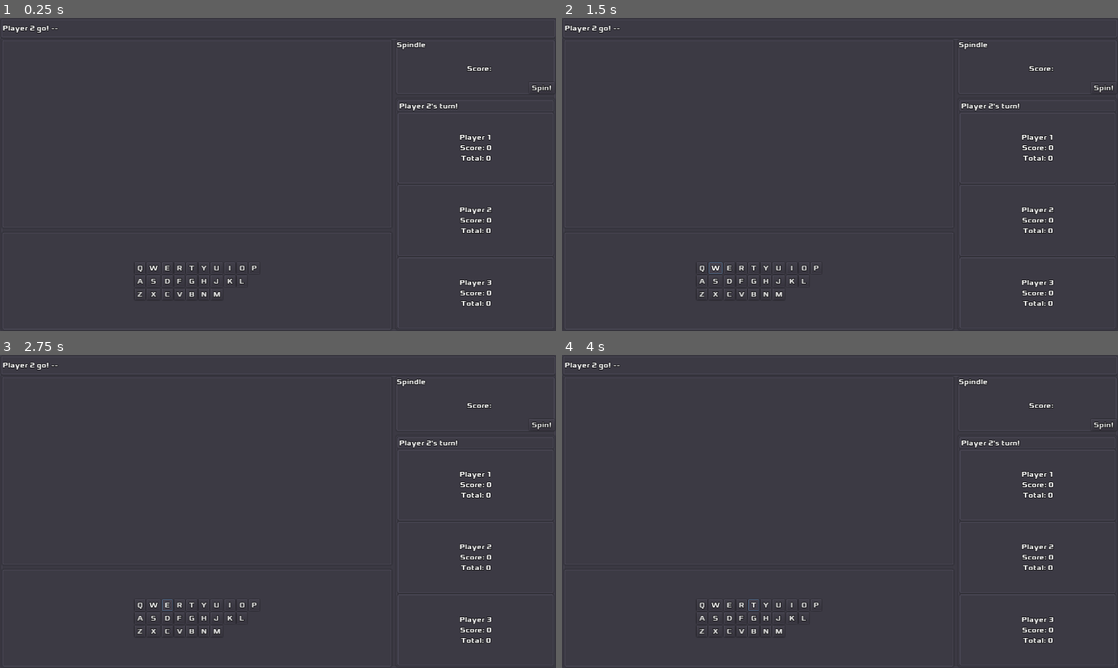
Above: before the commit, frames 1-4 (two rows, left to right).
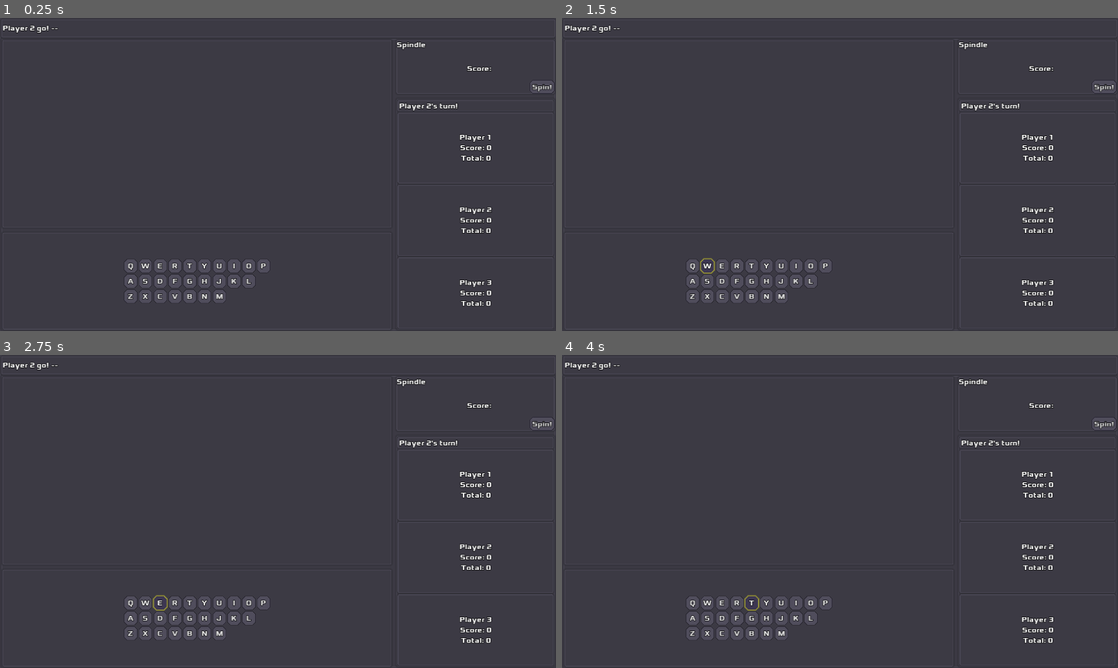
Above: after the commit, the same moments.

Repository: zacryol/spindle-of-serendipity
Game: Godot game, scene res://game/GamePanel.tscn
Same seed, same stepped clock (60 frames per second), same inputs: the game is played once before the commit and once after it. This scene is started directly instead of the project's main scene.
Inputs:
- Up to frame 1 (0.25 s): no input
- Up to frame 2 (1.5 s): click "Q" at 0.5 s; click "W" at 1.25 s
- Up to frame 3 (2.75 s): click "E" at 2 s
- Up to frame 4 (4 s): click "R" at 2.75 s; click "T" at 3.5 s

The runs differ from the first frame. In frame 1, 1.4% of the frame differs, in the area x 22-100%, y 20-92%; in frame 2, 1.4%; in frame 3, 1.4%; in frame 4, 1.4%.
Error in both runs: Division By Zero in operator '%'. (res://system/singletons/EntryManager.gd:71)

Commit message:
Themed buttons, set min size, autoadjust

Diff:
--- a/godot/game/components/Keyboard.gd
+++ b/godot/game/components/Keyboard.gd
@@ -41,6 +41,7 @@
 	var keys := key_container.get_children()
 	for key in keys:
 		if key is Button:
+			key.rect_min_size = Vector2(30, 31)
 			key.connect("pressed", self, "_on_Key_pressed", [key.text])
 
 
--- a/godot/game/menus/MainMenu.tscn
+++ b/godot/game/menus/MainMenu.tscn
@@ -39,19 +39,19 @@
 
 [node name="ImportButton" type="Button" parent="VBoxContainer"]
 margin_right = 132.0
-margin_bottom = 27.0
+margin_bottom = 31.0
 text = "Import JSON"
 
 [node name="StartButton" type="Button" parent="VBoxContainer"]
-margin_top = 31.0
+margin_top = 35.0
 margin_right = 132.0
-margin_bottom = 58.0
+margin_bottom = 66.0
 text = "Start Game"
 
 [node name="Settings" type="Button" parent="VBoxContainer"]
-margin_top = 62.0
+margin_top = 70.0
 margin_right = 132.0
-margin_bottom = 89.0
+margin_bottom = 101.0
 text = "Settings"
 
 [node name="FileDialog" type="FileDialog" parent="."]
Binary file changed: godot/GameTheme.theme
